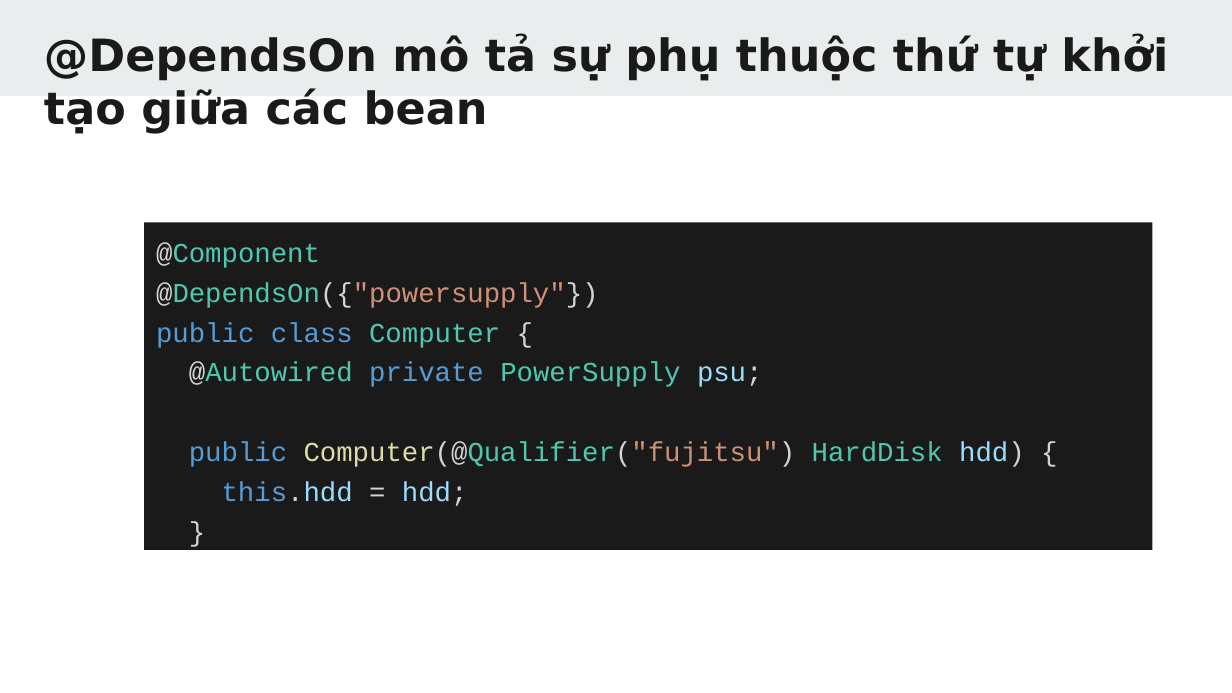
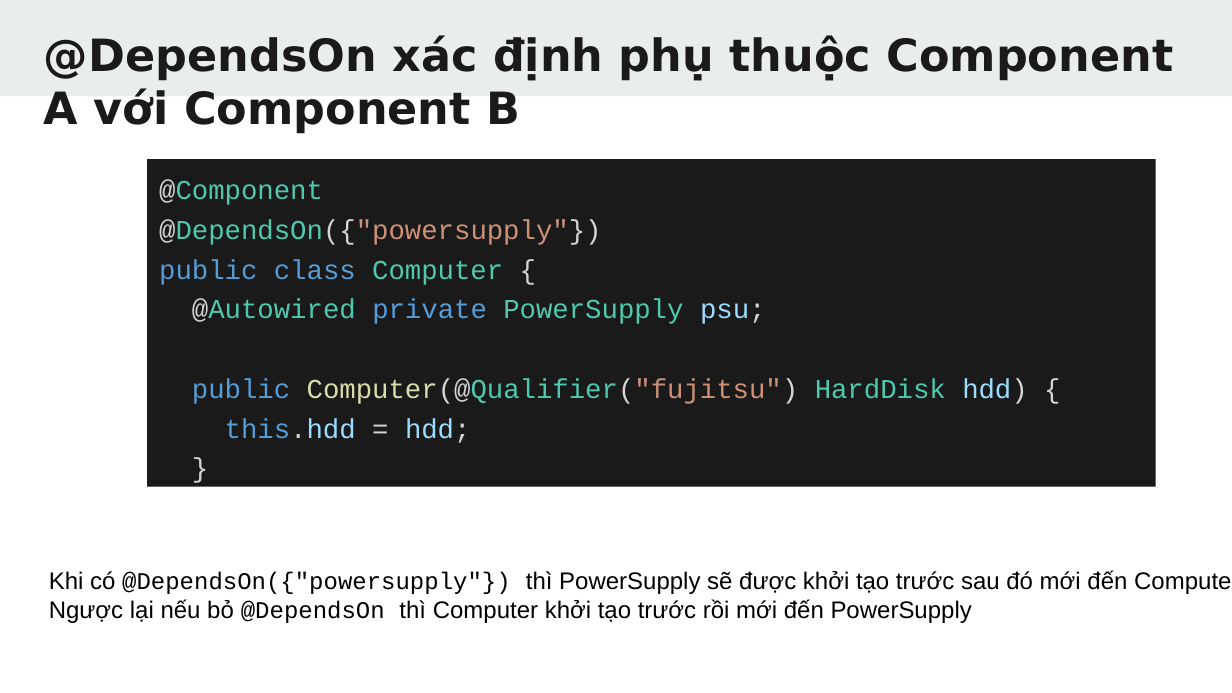
Before and after one commit to TechMaster/springboot2, a slide deck: slide 27 of 07 Dependency Injection/DependencyInjection.pptx (slide 24 before the commit). Drawn at 1232x693 pixels with LibreOffice and Linux fonts; fonts in the diff are those of the drawing. Boxes give left, top, right and bottom in pixels: in the first picture for what was removed or moved away, otherwise in the second. Text is boxed around its words. In the diff, an @@ line names an element or a change of style, - is before the commit and + after.

```diff
--- a/07 Dependency Injection/DependencyInjection.pptx
+++ b/07 Dependency Injection/DependencyInjection.pptx
@@ title at (x1=44, y1=35, x2=1174, y2=134): text changed @@
-@DependsOn mô tả sự phụ thuộc thứ tự khởi tạo giữa các bean
+@DependsOn xác định phụ thuộc Component A với Component B
@@ rectangle "@Component" moved from (x1=144, y1=222, x2=1153, y2=549) to (x1=147, y1=159, x2=1156, y2=487) @@
@@ text added at (x1=49, y1=570, x2=1232, y2=623), 14 pt, text #000000 @@
+Khi có @DependsOn({"powersupply"}) thì PowerSupply sẽ được khởi tạo trước sau đó mới đến Computer
+Ngược lại nếu bỏ @DependsOn thì Computer khởi tạo trước rồi mới đến PowerSupply
```
Also in this commit, not shown: 2 other slides changed, 6 slides added, 1 slide removed, 35 other files.
